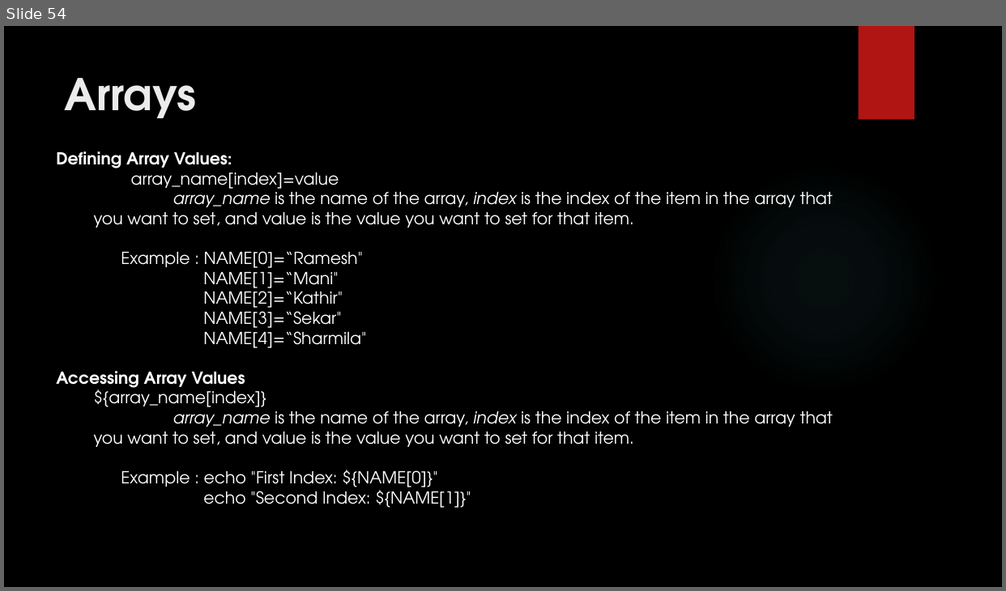
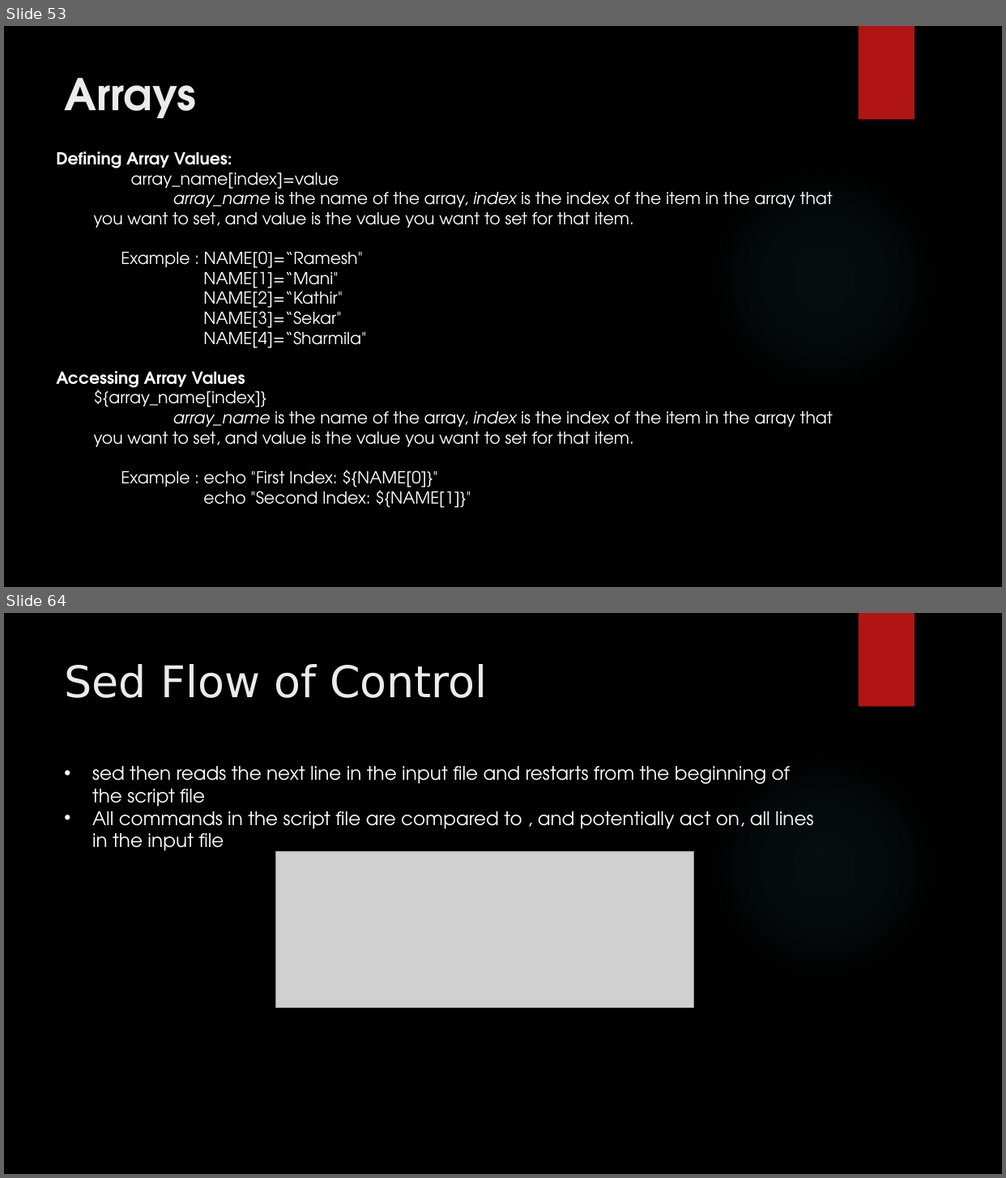
Before and after one commit to RaghulRameshTrainer/mobily_infotech, a slide deck: UnixShellScripting.pptx. Shown one above the other, each under a label of ours: slide 54 before the commit, slides 53 and 64 after it; the slides between them are not shown. The pictures are 1006x591 and 1006x1178 pixels, drawn with LibreOffice and Linux fonts; fonts in the diff are those of the drawing; grey boxes stand for pictures; background and template pictures are left out. Boxes give left, top, right and bottom in pixels: in the first picture for what was removed or moved away, otherwise in the second. Text is boxed around its words. In the diff, an @@ line names an element or a change of style, - is before the commit and + after.

```diff
--- a/UnixShellScripting.pptx
+++ b/UnixShellScripting.pptx
@@ slide 64 added at [4, 613, 1002, 1174], background picture (left out); not listed: 2 template elements that a slide beside it also shows @@
@@ title added at [65, 664, 488, 698], 42 pt, text #EBEBEB @@
+Sed Flow of Control
@@ text added at [92, 766, 813, 851], 18 pt, text #FFFFFF @@
+• sed then reads the next line in the input file and restarts from the beginning of the script file
+• All commands in the script file are compared to , and potentially act on, all lines in the input file
@@ picture added at [275, 852, 694, 1008] @@
@@ what was slide 54 is now slide 53 @@
```
Also in this commit, not shown: 1 slide changed, 36 other slides added, 1 slide removed.
